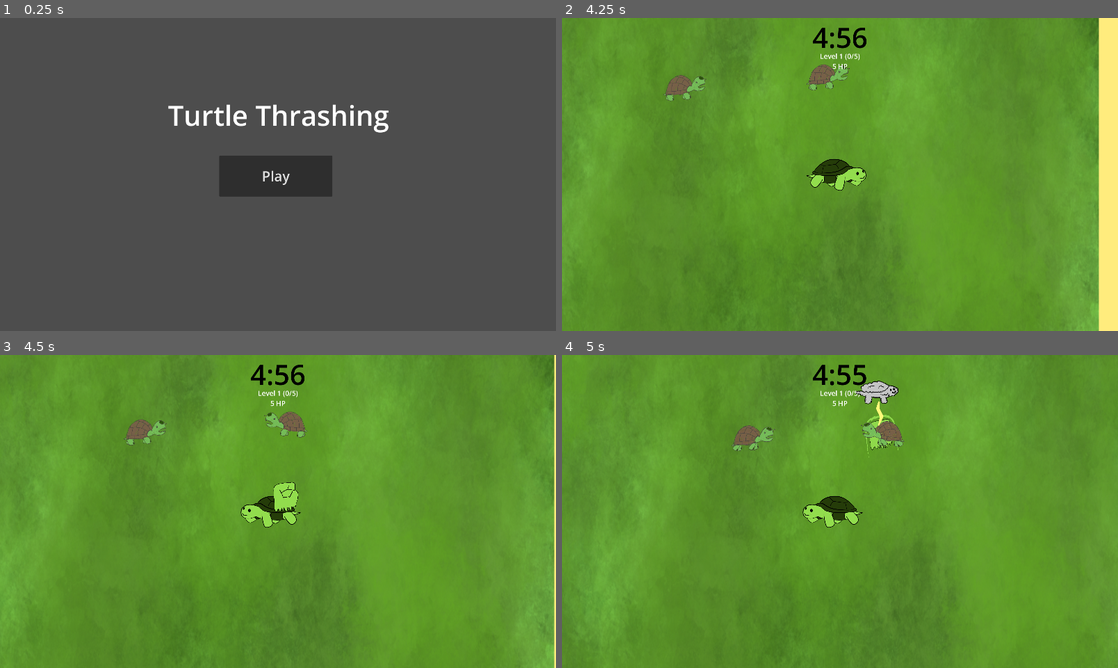
Above: before the commit, frames 1-4 (two rows, left to right).
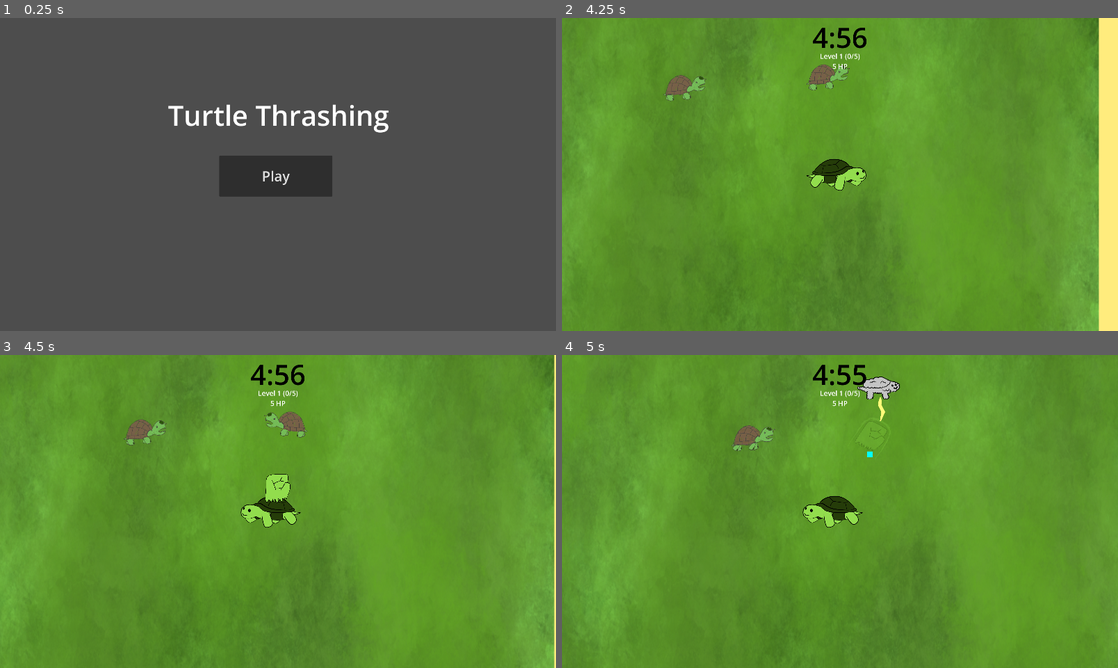
Above: after the commit, the same moments.

Repository: calbhonkman/UMBC-GAIM-2026---Turtle-Thrashing
Game: Godot game, scene res://scenes/mainmenu.tscn
Same seed, same stepped clock (60 frames per second), same inputs: the game is played once before the commit and once after it.
Inputs:
- Up to frame 1 (0.25 s): no input
- Up to frame 2 (4.25 s): click "Play" at 0.5 s; tap Enter at 1.25 s; hold D (right) 1.28-2.03 s; hold S (down) 2.03-2.78 s; hold D (right) 2.78-3.53 s; hold W (up) from 3.53 s (still down)
- Up to frame 3 (4.5 s): release W (up) at 4.28 s; hold A (left) from 4.28 s (still down)
- Up to frame 4 (5 s): keep holding A (left); tap Escape (pause) at 4.9 s

Frames 1-2 are identical in both runs. In frame 3, 0.4% of the frame differs, in the area x 47-54%, y 38-51%; in frame 4, 0.9%, in the area x 52-62%, y 6-33%.

Commit message:
Reworking weapon scripts (1/2)
(This is ultimately to make upgrades easier to implement)
- Bullets for the Punch weapon no longer have scripts
- The Punch weapon no longer uses the generic weapon.gd script
- The Punch weapon now has its own script which handles the stats, cooldowns, spawning, and deletion of all Punch bullets

Diff:
--- a/godot-project/prefabs/bullet.gdshader
+++ /dev/null
@@ -1,14 +0,0 @@
-shader_type canvas_item;
-
-void vertex() {
-	// Called for every vertex the material is visible on.
-}
-
-void fragment() {
-	// Called for every pixel the material is visible on.
-}
-
-//void light() {
-//	// Called for every pixel for every light affecting the CanvasItem.
-//	// Uncomment to replace the default light processing function with this one.
-//}
--- a/godot-project/prefabs/weapons/(bullet)_punch.tscn
+++ b/godot-project/prefabs/weapons/(bullet)_punch.tscn
@@ -1,13 +1,9 @@
 [gd_scene format=3 uid="uid://csgsdh6itco8"]
 
-[ext_resource type="Script" uid="uid://bt5emnfecomlv" path="res://scripts/punch.gd" id="1_aiwas"]
 [ext_resource type="Texture2D" uid="uid://c3nk04dplygky" path="res://assets/Turtle/Direct Attacks/TurtPunch.png" id="2_7xwvt"]
 [ext_resource type="Texture2D" uid="uid://dyot3gq62lbqn" path="res://assets/Turtle/Direct Attacks/TurtPunchFrame0001.png" id="3_g1u8m"]
 [ext_resource type="Texture2D" uid="uid://b1xw2r3mpbtyg" path="res://assets/Turtle/Direct Attacks/TurtPunchFrame0002.png" id="4_ncv4e"]
 [ext_resource type="Texture2D" uid="uid://cvijeb77m8ln0" path="res://assets/Turtle/Direct Attacks/TurtPunchFrame0003.png" id="5_nxudm"]
-
-[sub_resource type="RectangleShape2D" id="RectangleShape2D_iywne"]
-size = Vector2(160, 150)
 
 [sub_resource type="SpriteFrames" id="SpriteFrames_lmy6u"]
 animations = [{
@@ -29,16 +25,17 @@
 "speed": 8.0
 }]
 
+[sub_resource type="RectangleShape2D" id="RectangleShape2D_iywne"]
+size = Vector2(160, 150)
+
 [node name="Fist" type="Area2D" unique_id=238644860]
-visible = false
 scale = Vector2(0.5, 0.5)
-script = ExtResource("1_aiwas")
-
-[node name="CollisionShape2D" type="CollisionShape2D" parent="." unique_id=468740506]
-position = Vector2(12, -9)
-shape = SubResource("RectangleShape2D_iywne")
 
 [node name="AnimatedSprite2D" type="AnimatedSprite2D" parent="." unique_id=521042213]
 scale = Vector2(0.25, 0.25)
 sprite_frames = SubResource("SpriteFrames_lmy6u")
 autoplay = "default"
+
+[node name="CollisionShape2D" type="CollisionShape2D" parent="." unique_id=468740506]
+position = Vector2(12, -9)
+shape = SubResource("RectangleShape2D_iywne")
--- /dev/null
+++ b/godot-project/scenes/attack_punch.gd
@@ -0,0 +1,82 @@
+extends Area2D
+
+@export var SPEED: float = 500.0
+@export var DAMAGE: float = 1.0
+@export var COOLDOWN: float = 1.0
+@export var AMOUNT: int = 1
+@export var BULLET: Resource
+@export var FADE_SPEED: float = 4.0
+@export var DELAY: float = 0.5
+
+var spd = 0.0
+var dmg = 0.0
+var cldwn = 0.0
+var delay = 0.0
+
+var amnt = 0
+var bullet = []
+var b_cooldown = []
+var b_target = []
+var b_position = []
+var b_prev = []
+
+func _ready():
+	spd = SPEED
+	dmg = DAMAGE
+	cldwn = COOLDOWN
+	amnt = AMOUNT
+
+	for i in range(amnt):
+		bullet.append(null)
+		b_cooldown.append(0.0)
+		b_target.append(null)
+		b_position.append(null)
+		b_prev.append([])
+
+func _process(delta):
+	delay -= delta
+	for i in range(amnt):
+		b_cooldown[i] -= delta
+		if bullet[i]:
+			if b_target[i]:
+				var b_target_dir = (b_target[i].global_position - b_position[i])
+				b_target_dir = b_target_dir / b_target_dir.length()
+				bullet[i].rotation = b_target_dir.angle()
+				bullet[i].global_position += b_target_dir * delta * SPEED
+				b_position[i] = bullet[i].global_position
+
+				var entered_areas = []
+				for area in bullet[i].get_overlapping_areas():
+					if area == b_target[i]:
+						b_target[i] = null
+					if area not in b_prev[i] and area.has_meta("enemy"):
+						area.damage(dmg)
+					if area != null:
+						entered_areas.append(area)
+				b_prev[i] = entered_areas
+
+			elif bullet[i].get_child(0).modulate.a > 0:
+				bullet[i].get_child(0).modulate.a -= delta * FADE_SPEED
+				bullet[i].global_position = b_position[i]
+			else:
+				bullet[i].queue_free()
+				bullet[i] = null
+				b_target[i] = null
+				b_position[i] = null
+				b_prev[i] = []
+		elif b_cooldown[i] <= 0.0 and delay <= 0.0:
+			b_target[i] = find_target()
+			if b_target[i]:
+				bullet[i] = BULLET.instantiate()
+				add_child(bullet[i])
+				bullet[i].global_position = global_position
+				b_position[i] = bullet[i].global_position
+				b_cooldown[i] = cldwn
+				delay = DELAY
+
+func find_target():
+	var target_enemy = null
+	for area in get_overlapping_areas():
+		if b_target.count(area) < 1 and area.has_meta("enemy") and (target_enemy == null or (area.global_position-global_position).length() < (target_enemy.global_position-global_position).length()):
+			target_enemy = area
+	return target_enemy
--- a/godot-project/scenes/game.tscn
+++ b/godot-project/scenes/game.tscn
@@ -7,6 +7,7 @@
 [ext_resource type="Texture2D" uid="uid://b0lhcesvxk5es" path="res://assets/Turtle/TurtWalk1.png" id="3_gee14"]
 [ext_resource type="Texture2D" uid="uid://vg1j3cyln3qy" path="res://assets/Turtle/TurtWalk2.png" id="4_0tnpc"]
 [ext_resource type="Script" uid="uid://5sq50khyu22b" path="res://scripts/weapon.gd" id="4_lbhrr"]
+[ext_resource type="Script" uid="uid://btydxe3n7bvhi" path="res://scenes/attack_punch.gd" id="7_kvpfn"]
 [ext_resource type="Script" uid="uid://bstu2wfytyykc" path="res://scenes/game_manager.gd" id="9_0tnpc"]
 [ext_resource type="PackedScene" uid="uid://w0qokvo1f2gx" path="res://prefabs/weapons/(bullet)_lightning.tscn" id="9_dinhu"]
 [ext_resource type="Script" uid="uid://c32p66nqvhstf" path="res://scenes/special_screen_shape.gd" id="9_kvpfn"]
@@ -71,7 +72,7 @@
 [node name="Node2D" type="Node2D" unique_id=2020137742]
 
 [node name="Camera" type="Camera2D" parent="." unique_id=252486179]
-z_index = 1
+z_index = 2
 scale = Vector2(0.5, 0.5)
 
 [node name="Clock" type="Label" parent="Camera" unique_id=530567819]
@@ -173,15 +174,18 @@
 shape = SubResource("CircleShape2D_0tnpc")
 
 [node name="(Weapon) Punch" type="Area2D" parent="Player" unique_id=1650126049]
-script = ExtResource("4_lbhrr")
-COOLDOWN = 2.0
+z_index = 1
+script = ExtResource("7_kvpfn")
+SPEED = 800.0
+DAMAGE = 3.0
+COOLDOWN = 3.0
 BULLET = ExtResource("9_kvuet")
-ATTACK_TYPE = "closest"
 
 [node name="CollisionShape2D" type="CollisionShape2D" parent="Player/(Weapon) Punch" unique_id=1221786466]
 shape = SubResource("CircleShape2D_iywne")
 
 [node name="(Weapon) Lightning" type="Area2D" parent="Player" unique_id=1238629527]
+z_index = 1
 script = ExtResource("4_lbhrr")
 DAMAGE = 5.0
 BULLET = ExtResource("9_dinhu")
--- a/godot-project/scenes/game_manager.gd
+++ b/godot-project/scenes/game_manager.gd
@@ -42,11 +42,10 @@
 		clock.text = timer_minutes + ":" + timer_seconds
 
 		if game_timer <= next_spawn_time:
-			print("hi")
 			var new_enemy = ENEMY.instantiate()
 			enemies_group.add_child(new_enemy)
 			new_enemy.global_position = find_spawn_position()
-			new_enemy.scale_health(game_timer / 60.0)
+			new_enemy.scale_health((GAME_TIME * 60.0) / game_timer)
 			next_spawn_time = ceil(game_timer) - SPAWN_COOLDOWN
 
 	if Input.is_action_just_pressed("pause"):
--- a/godot-project/scripts/punch.gd
+++ /dev/null
@@ -1,50 +0,0 @@
-extends Area2D
-
-@onready var sprite = $AnimatedSprite2D
-
-@export var CHARGEUP = 1.0
-@export var LIFETIME = 3.0
-@export var FADETIME = 0.3
-@export var SPEED = 500.0
-
-var timer = 0
-var target = null
-var damage = 1.0
-var target_direction = Vector2.ZERO
-
-var isCharging = true
-var isFading = false
-
-func set_target(t: Area2D):
-	target = t
-	visible = true
-
-func set_damage(d: float):
-	damage = d
-
-func _process(delta):
-	timer += delta
-	if isCharging and timer < CHARGEUP:
-		pass
-	elif isCharging and timer >= CHARGEUP:
-		isCharging = false
-
-	if timer >= LIFETIME:
-		queue_free()
-	if isFading:
-		sprite.modulate = Color(1,1,1,1-(timer/FADETIME))
-		if timer > FADETIME:
-			queue_free()
-	elif target != null:
-		target_direction = (target.global_position - global_position)
-		target_direction = target_direction / target_direction.length()
-		rotation = target_direction.angle()
-
-	global_position += target_direction * delta * SPEED
-
-	for area in get_overlapping_areas():
-		if area == target:
-			isFading = true
-			timer = 0
-		if area.has_meta("enemy"):
-			area.damage(damage)
Not shown, removed: godot-project/prefabs/bullet.gdshader.uid
Not shown, added: godot-project/scenes/attack_punch.gd.uid
Not shown, removed: godot-project/scripts/punch.gd.uid
